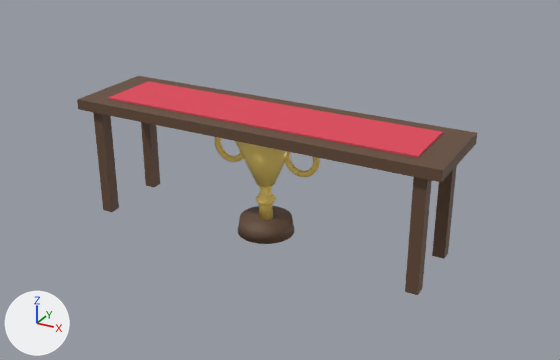
A saved change to the glTF model assets/models/trophy.glb.
Camera for both pictures: a 50 mm lens placed at (2.67, -4.64, 2.77), pointed at (0.14, -0.03, 0.47). Every picture has the same lights, and +X, +Y and +Z are marked at lower left. The first picture is the older version. Where no turn or scale is listed for an object, it has been applied to the vertices.

Names of what the first picture shows: 'Cup', 'Stand'.
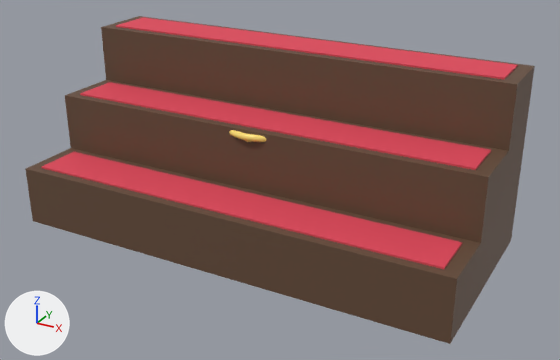
Location of each change, [x1, y1, x2, y2] in pixels of the pictures (560 x 360 px):
'Podium', added
    after: [25, 16, 535, 344]
    faces in mat_cupbase (brown #654b38): [25, 16, 535, 344]
    faces in mat_cupcloth (red #e14559): [42, 17, 518, 269]
'Stand', deleted
    before: [77, 76, 477, 295]
    faces in mat_cupbase (brown #654b38): [77, 76, 477, 295]
    faces in mat_cupcloth (red #e14559): [108, 81, 443, 157]
'Cup', unchanged, covered by the edit
    before: [215, 137, 320, 244]
    after: [229, 130, 267, 142]

Edits to the bpy script that builds the scene:
```text
Add me_cube_009_1:
    me_cube_009_1.from_pydata(...)  # 44 vertices, 72 faces; spans x -1.7..1.7, y -0.75..0.75, z 0.0..1.36
    # faces by material slot: [36, 36]
    me_cube_009_1.materials.append(mat_cupbase)  # brown #654b38
    me_cube_009_1.materials.append(mat_cupcloth)  # red #e14559
Remove ob_stand:
    ob_stand = bpy.data.objects.new('Stand', me_cube_009)
    ob_stand.location = (0.0, 0.0, 0.0)
Add ob_podium:
    ob_podium = bpy.data.objects.new('Podium', me_cube_009_1)
    ob_podium.location = (0.0, 0.0, 0.0)
```
